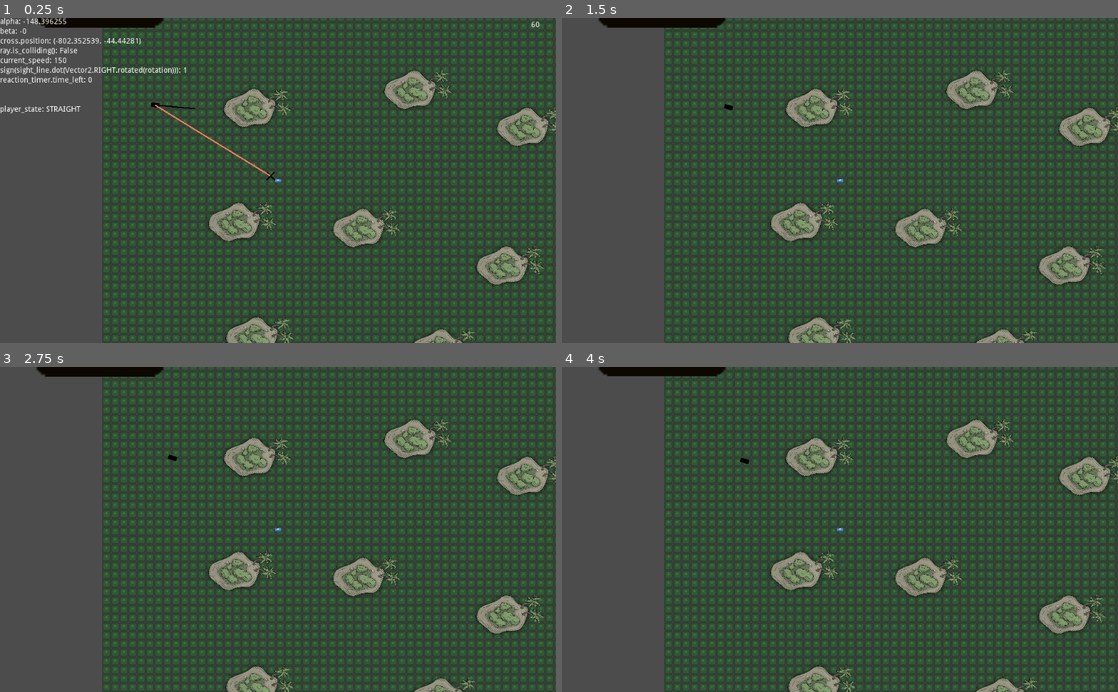
Above: before the commit, frames 1-4 (two rows, left to right).
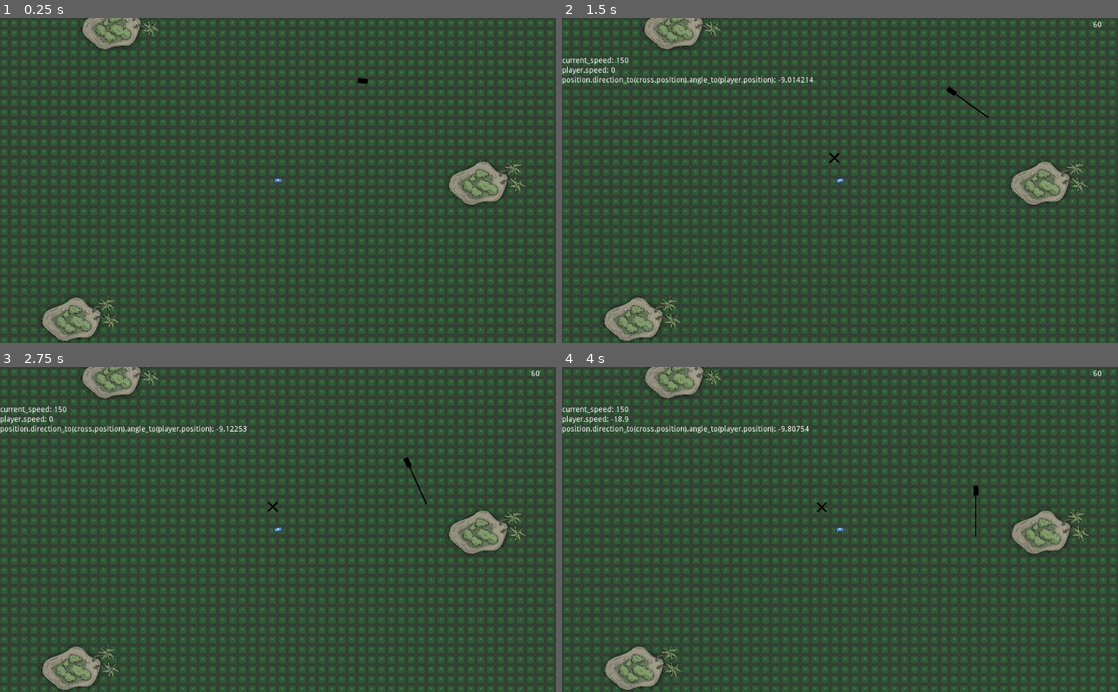
Above: after the commit, the same moments.

Repository: kingofjazzpiano/proportional_navigation
Game: Godot game, scene res://Main.tscn
Two runs of this game, one before a commit and one after it. Both use one fixed random seed, a clock stepped at 60 frames per second and the inputs below. The engine's default icon, where the game draws it, is replaced by a stand-in: a white triangle on a blue panel in a dark square.
Inputs (mouse positions are in pixels of both pictures, inside the frame that each line leads up to):
- Up to frame 1 (0.25 s): no input
- Up to frame 2 (1.5 s): tap Enter (ui_accept) at 0.5, 0.77, 1.07 s; move the mouse to (962, 164) at 0.52 s; hold A (a) 0.53-1.28 s; tap E (E) at 0.6 s; move the mouse to (728, 196) at 1.27 s; tap A (a) at 1.35 s
- Up to frame 3 (2.75 s): tap Enter (ui_accept) at 1.52, 1.82 s; tap D (d) at 1.55 s; move the mouse to (333, 458) at 2.02 s; hold D (d) from 2.03 s (still down); tap Middle mouse button (middle_mouse) at 2.3 s
- Up to frame 4 (4 s): move the mouse to (812, 594) at 2.77 s; release D (d) at 2.78 s; tap Middle mouse button (middle_mouse) at 2.85 s; tap Enter (ui_accept) at 3.02, 3.32, 3.77 s; tap S (s) at 3.05 s; move the mouse to (1006, 578) at 3.52 s; hold S (s) from 3.53 s (still down); tap W (w) at 3.8 s

The runs differ from the first frame. In frame 1, 34% of the frame differs, in the area x 0-100%, y 0-100%; in frame 2, 34%; in frame 3, 34%; in frame 4, 34%.

Commit message:
add smoke

Diff:
--- a/DebugPanel.tscn
+++ b/DebugPanel.tscn
@@ -4,7 +4,7 @@
 
 [node name="VBoxContainer" type="VBoxContainer" parent="."]
 margin_right = 40.0
-margin_bottom = 40.0
+margin_bottom = 1000.0
 
 [node name="Label1" type="Label" parent="VBoxContainer"]
 margin_right = 40.0
@@ -55,6 +55,31 @@
 margin_right = 40.0
 margin_bottom = 176.0
 
+[node name="Label11" type="Label" parent="VBoxContainer"]
+margin_top = 180.0
+margin_right = 40.0
+margin_bottom = 194.0
+
+[node name="Label12" type="Label" parent="VBoxContainer"]
+margin_top = 198.0
+margin_right = 40.0
+margin_bottom = 212.0
+
+[node name="Label13" type="Label" parent="VBoxContainer"]
+margin_top = 216.0
+margin_right = 40.0
+margin_bottom = 230.0
+
+[node name="Label14" type="Label" parent="VBoxContainer"]
+margin_top = 234.0
+margin_right = 40.0
+margin_bottom = 248.0
+
+[node name="Label15" type="Label" parent="VBoxContainer"]
+margin_top = 252.0
+margin_right = 40.0
+margin_bottom = 266.0
+
 [node name="FPS" type="Label" parent="."]
 margin_left = 978.0
 margin_top = 6.0
--- a/Main.gd
+++ b/Main.gd
@@ -3,9 +3,19 @@
 onready var navigation = $Navigation2D/NavigationPolygonInstance
 onready var missile = $Missile
 onready var debug_panel = $DebugPanel
+#onready var phantom: Node = preload("res://Phantom.tscn").instance()
 
 
 func _ready() -> void:
+	missile.front_ray.hide()
+	missile.get_node("Icon").hide()
+	missile.cross.hide()
+	$Line2D.hide()
+	debug_panel.hide()
+	missile.probe.hide()
+
+#	call_deferred("add_child", phantom)
+
 	var islands = find_node("Islands")
 
 	for island in islands.get_children():
@@ -22,17 +32,16 @@
 	navigation.navpoly.make_polygons_from_outlines()
 
 
-
 # warning-ignore:unused_argument
 func _physics_process(delta: float) -> void:
 	$Line2D.points = missile.path
 	$Line2D.add_point(missile.position, 0)
-	if Input.is_action_just_pressed("ui_accept"):
+	if Input.is_action_just_pressed("Escape"):
 		get_tree().paused = not get_tree().paused
 	if Input.is_action_just_pressed("E"):
-		missile.ray.visible = not missile.ray.visible
+		missile.front_ray.visible = not missile.front_ray.visible
 		missile.get_node("Icon").visible = not missile.get_node("Icon").visible
 		missile.cross.visible = not missile.cross.visible
-		$Line2D.visible = not $Line2D.visible
+#		$Line2D.visible = not $Line2D.visible
 		debug_panel.visible = not debug_panel.visible
 		missile.probe.visible = not missile.probe.visible
--- a/Main.tscn
+++ b/Main.tscn
@@ -8,11 +8,12 @@
 [ext_resource path="res://Main.gd" type="Script" id=6]
 [ext_resource path="res://Island.tscn" type="PackedScene" id=7]
 [ext_resource path="res://Rock.tscn" type="PackedScene" id=8]
+[ext_resource path="res://Phantom.tscn" type="PackedScene" id=9]
 
 [sub_resource type="NavigationPolygon" id=1]
-vertices = PoolVector2Array( -4597, -4319, 6509, -4105, 6509, 5804, -4683, 5591 )
+vertices = PoolVector2Array( -23675, -18174, 26245, -18302, 26885, 20866, -23291, 20866 )
 polygons = [ PoolIntArray( 0, 1, 2, 3 ) ]
-outlines = [ PoolVector2Array( -4597, -4319, 6509, -4105, 6509, 5804, -4683, 5591 ) ]
+outlines = [ PoolVector2Array( -23675, -18174, 26245, -18302, 26885, 20866, -23291, 20866 ) ]
 
 [node name="Main" type="Node2D"]
 pause_mode = 2
@@ -20,21 +21,25 @@
 
 [node name="TextureRect" type="TextureRect" parent="."]
 modulate = Color( 0.12549, 0.756863, 0.117647, 0.392157 )
-margin_left = -2044.0
-margin_top = -1951.0
-margin_right = 3718.0
-margin_bottom = 2628.0
+margin_left = -20350.0
+margin_top = -16284.0
+margin_right = 24197.0
+margin_bottom = 18877.0
 texture = ExtResource( 1 )
 expand = true
 stretch_mode = 2
 
+[node name="Phantom" parent="." instance=ExtResource( 9 )]
+visible = false
+position = Vector2( -2301, 202 )
+
 [node name="Player" parent="." instance=ExtResource( 2 )]
 pause_mode = 1
-position = Vector2( -748, -11 )
+position = Vector2( -1913, 1020 )
 
 [node name="Missile" parent="." instance=ExtResource( 3 )]
 pause_mode = 1
-position = Vector2( -1689, -570 )
+position = Vector2( -1405, 375 )
 
 [node name="DebugPanel" parent="." instance=ExtResource( 4 )]
 
@@ -43,54 +48,52 @@
 texture = ExtResource( 5 )
 
 [node name="Islands" type="Node2D" parent="."]
-__meta__ = {
-"_edit_lock_": true
-}
+position = Vector2( -581, 458 )
 
 [node name="Island" parent="Islands" instance=ExtResource( 7 )]
-position = Vector2( 1895, -654 )
+position = Vector2( 2991, -923 )
 
 [node name="Island4" parent="Islands" instance=ExtResource( 7 )]
-position = Vector2( 1107, -414 )
+position = Vector2( 1443, -1157 )
 
 [node name="Island5" parent="Islands" instance=ExtResource( 7 )]
-position = Vector2( 1891, 362 )
+position = Vector2( 3257, 901 )
 
 [node name="Island6" parent="Islands" instance=ExtResource( 7 )]
-position = Vector2( 276, -689 )
+position = Vector2( -383, -1444 )
 
 [node name="Island7" parent="Islands" instance=ExtResource( 7 )]
-position = Vector2( -905, -555 )
+position = Vector2( -2355, -435 )
 
 [node name="Island8" parent="Islands" instance=ExtResource( 7 )]
-position = Vector2( -1019, 287 )
+position = Vector2( -2613, 1450 )
 
 [node name="Island9" parent="Islands" instance=ExtResource( 7 )]
-position = Vector2( -888, 1132 )
+position = Vector2( -1331, 2977 )
 
 [node name="Island10" parent="Islands" instance=ExtResource( 7 )]
-position = Vector2( 474, 1221 )
+position = Vector2( 1586, 3213 )
 
 [node name="Island11" parent="Islands" instance=ExtResource( 7 )]
-position = Vector2( 1742, 1243 )
+position = Vector2( 4110, 2667 )
 
 [node name="Island2" parent="Islands" instance=ExtResource( 7 )]
-position = Vector2( -103, 331 )
+position = Vector2( 9, 571 )
 
 [node name="Island3" parent="Islands" instance=ExtResource( 7 )]
-position = Vector2( 956, 609 )
+position = Vector2( 1660, 1713 )
 
 [node name="Rock" parent="Islands" instance=ExtResource( 8 )]
-position = Vector2( 3552, -1689 )
+position = Vector2( 5417, -2602 )
 
 [node name="Rock2" parent="Islands" instance=ExtResource( 8 )]
-position = Vector2( -2059, -1621 )
+position = Vector2( -4228, -2610 )
 
 [node name="Rock3" parent="Islands" instance=ExtResource( 8 )]
-position = Vector2( -2059, 2481 )
+position = Vector2( -4571, 4346 )
 
 [node name="Rock4" parent="Islands" instance=ExtResource( 8 )]
-position = Vector2( 3671, 2447 )
+position = Vector2( 6677, 4121 )
 
 [node name="Navigation2D" type="Navigation2D" parent="."]
 
--- a/Missile.gd
+++ b/Missile.gd
@@ -12,70 +12,69 @@
 onready var debug_line_10 = get_node("/root/Main/DebugPanel/VBoxContainer/Label10")
 onready var fps_label = get_node("/root/Main/DebugPanel/FPS")
 
-onready var navigation = get_node("/root/Main").find_node("Navigation2D")
-onready var player = get_node("/root/Main/Player")
-onready var cross = get_node("/root/Main/Cross")
-onready var reaction_timer = $ReactionTimer
-onready var ray = $RayCast2D
-onready var probe = preload("res://Probe.tscn").instance()
-onready var right_area = get_node("/root/Main/Player/RightArea")
-onready var left_area = get_node("/root/Main/Player/LeftArea")
+onready var navigation: Node = get_node("/root/Main").find_node("Navigation2D")
+onready var player: Node = get_node("/root/Main/Player")
+onready var phantom: Node = get_node("/root/Main/Phantom")
+onready var cross: Node = get_node("/root/Main/Cross")
+onready var front_ray: Node = $RayCast2D
+onready var probe: Node = preload("res://Probe.tscn").instance()
 
-enum { LEFT, RIGHT, STRAIGHT }
-
-var player_state: int = STRAIGHT
+onready var left: Node = preload("res://Probe.tscn").instance()
+onready var right: Node = preload("res://Probe.tscn").instance()
 
 const RAY_LENGTH = 300.0
-const MAX_REACTION_TIME = 2.0
+const ROTATION_ACCELERATION_FACTOR = 1.4
 
 var direction: Vector2 = Vector2.ZERO
 var min_speed: float = 5.0
 var max_speed: float = 150.0  # Pixels per seond
 var current_speed: float = max_speed  # Pixels per seond
 var acceleration: float = 0.25
-var max_rotation_speed: float = 0.4  # Radians per second
+var max_rotation_speed: float = 0.3  # Radians per second
 var current_rotation_speed: float = max_rotation_speed  # Radians per second
 
 var path: PoolVector2Array = []
 var target_position: Vector2
+var target_direction: Vector2
+var target_speed: float
 
 var last_target: Vector2 = Vector2.ZERO
 var old_path: PoolVector2Array = []
 
+var flag: bool = false
 
 func _ready() -> void:
-	randomize()
 	get_parent().call_deferred("add_child", probe)
-	ray.set_cast_to(Vector2(RAY_LENGTH, 0))
+	get_parent().call_deferred("add_child", left)
+	get_parent().call_deferred("add_child", right)
+	front_ray.set_cast_to(Vector2(RAY_LENGTH, 0))
 
 
 func _physics_process(delta: float) -> void:
 	fps_label.text = str(round(1.0 / delta))
-	var old_player_state: int = player_state
-	if Input.is_action_pressed("a"):
-		debug_line_10.text = "player_state: LEFT"
-		player_state = LEFT
-	elif Input.is_action_pressed("d"):
-		debug_line_10.text = "player_state: RIGHT"
-		player_state = RIGHT
+
+#	target_position = player.position
+	target_direction = player.direction
+	target_speed = player.speed
+
+	if position.distance_to(player.get_node("Left").global_position) < position.distance_to(player.get_node("Right").global_position):
+		target_position = player.get_node("Left").global_position
 	else:
-		debug_line_10.text = "player_state: STRAIGHT"
-		player_state = STRAIGHT
+		target_position = player.get_node("Right").global_position
 
-	if old_player_state != player_state and reaction_timer.is_stopped():
-		reaction_timer.start(rand_range(0.0, MAX_REACTION_TIME))
-
-	target_position = player.position
+#	target_position = phantom.position
+#	target_direction = phantom.direction
+#	target_speed = phantom.speed
 
 	var sight_line: Vector2 = position.direction_to(target_position)
-	var alpha: float = player.direction.angle_to(-sight_line)
+	var alpha: float = target_direction.angle_to(-sight_line)
 
 	var beta: float
 	var tmp: float = 0
 	if current_speed:
-		tmp = sin(alpha) * player.speed / current_speed
+		tmp = sin(alpha) * target_speed / current_speed
 
-	if current_speed > player.speed or abs(alpha) < PI * 0.5 and abs(tmp) <= 1.0:
+	if current_speed > target_speed or abs(alpha) < PI * 0.5 and abs(tmp) <= 1.0:
 		beta = asin(tmp)
 	else:
 		beta = asin(sin(alpha))
@@ -87,13 +86,16 @@
 	var proportional_coefficient: float = 0
 	if l:
 		proportional_coefficient = position.distance_to(target_position) / l
-	if player.direction != Vector2.ZERO:
+	if target_direction != Vector2.ZERO:
 		if abs(current_speed * proportional_coefficient) > 1000 or proportional_coefficient == 0:
 			cross.position = position + Vector2.RIGHT.rotated(sight_line.angle() + beta) * 1000
+			flag = false
 		else:
 			cross.position = position + Vector2.RIGHT.rotated(sight_line.angle() + beta) * current_speed * proportional_coefficient
+			flag = true
 	else:
 		cross.position = target_position
+		flag = true
 
 #	update_navigation_path(position, cross.position)
 
@@ -101,8 +103,29 @@
 	probe.cast_to.x = global_position.distance_to(cross.position)
 	probe.rotation = position.direction_to(cross.position).angle()
 
-	if Input.is_action_just_pressed("middle_mouse"):
-		print("")
+	left.global_position = cross.position
+	right.global_position = cross.position
+
+	left.cast_to.x = 500  # 200 + 50
+	right.cast_to.x = 500  # 200 + 50
+
+	left.rotation = probe.rotation - PI * 0.5
+	right.rotation = probe.rotation + PI * 0.5
+
+	debug_line_7.text = "position.direction_to(cross.position).angle_to(player.position): " + str(rad2deg((cross.position - position).angle_to(player.position - position)))
+#	var left_cross_position: Vector2 = cross.position + Vector2(500, 0).rotated(probe.rotation - PI * 0.5)
+#	var right_cross_position: Vector2 = cross.position + Vector2(500, 0).rotated(probe.rotation + PI * 0.5)
+#	if flag:
+#		if abs((left_cross_position - position).angle_to(player.position - position)) \
+#				< abs((right_cross_position - position).angle_to(player.position - position)):
+#			cross.position = right_cross_position
+#		else:
+#			cross.position = left_cross_position
+
+
+
+	if Input.is_action_just_pressed("F4"):
+		pass  # Debug
 
 	if path.size() > 1 and is_straight_line():
 		path = [path[-1]]
@@ -123,40 +146,37 @@
 	elif path.size() > 1 and last_target and last_target != path[0]:
 		path = PoolVector2Array() + old_path
 
-
 	var desired_rotation = 0
 	if path.size():
 		desired_rotation = Vector2.RIGHT.rotated(rotation).angle_to(position.direction_to(path[0]))
-	if desired_rotation and reaction_timer.is_stopped():
+	if desired_rotation:
 		rotation = lerp_angle(rotation,
 			position.direction_to(path[0]).angle(),
 			abs((current_rotation_speed * delta) / desired_rotation))
 	position += Vector2.RIGHT.rotated(rotation) * current_speed * delta
 
-	if ray.is_colliding():
-		current_rotation_speed = max_rotation_speed * 1.2
-		var estimated_speed: float = position.distance_to(ray.get_collision_point()) * max_speed / RAY_LENGTH
+	if front_ray.is_colliding():
+		var estimated_speed: float = position.distance_to(front_ray.get_collision_point()) * max_speed / RAY_LENGTH
 		if estimated_speed and estimated_speed < current_speed:
 			current_speed = estimated_speed
 		else:
 			current_speed += acceleration
 	else:
-		if sight_line.dot(Vector2.RIGHT.rotated(rotation)) < 0:
-			current_rotation_speed = max_rotation_speed * 1.2
-		else:
-			current_rotation_speed = max_rotation_speed
-		current_rotation_speed = max_rotation_speed
 		current_speed += acceleration
-#		current_speed += acceleration * sign(sight_line.dot(Vector2.RIGHT.rotated(rotation)))
 	current_speed = clamp(current_speed, min_speed, max_speed)
 
-	debug_line_1.text = "alpha: " + str(rad2deg(alpha))
-	debug_line_2.text = "beta: " + str(rad2deg(beta))
-	debug_line_3.text = "cross.position: " + str(cross.position)
-	debug_line_4.text = "ray.is_colliding(): " + str(ray.is_colliding())
+	if front_ray.is_colliding() or sight_line.dot(Vector2.RIGHT.rotated(rotation)) < 0:
+		current_rotation_speed = max_rotation_speed * ROTATION_ACCELERATION_FACTOR
+	else:
+		current_rotation_speed = max_rotation_speed
+
+#	debug_line_1.text = "alpha: " + str(rad2deg(alpha))
+#	debug_line_2.text = "beta: " + str(rad2deg(beta))
+#	debug_line_3.text = "cross.position: " + str(cross.position)
+#	debug_line_4.text = "ray.is_colliding(): " + str(ray.is_colliding())
 	debug_line_5.text = "current_speed: " + str(current_speed)
-	debug_line_6.text = "sign(sight_line.dot(Vector2.RIGHT.rotated(rotation))): " + str(sign(sight_line.dot(Vector2.RIGHT.rotated(rotation))))
-	debug_line_7.text = "reaction_timer.time_left: " + str(reaction_timer.time_left)
+	debug_line_6.text = "player.speed: " + str(player.speed)
+
 
 
 func update_navigation_path(start_position, end_position):
--- a/Missile.tscn
+++ b/Missile.tscn
@@ -1,7 +1,13 @@
-[gd_scene load_steps=3 format=2]
+[gd_scene load_steps=4 format=2]
 
 [ext_resource path="res://icon.png" type="Texture" id=1]
 [ext_resource path="res://Missile.gd" type="Script" id=2]
+
+[sub_resource type="ParticlesMaterial" id=1]
+flag_disable_z = true
+gravity = Vector3( 0, 98, 0 )
+orbit_velocity = 0.0
+orbit_velocity_random = 0.0
 
 [node name="Missile" type="Sprite"]
 modulate = Color( 0, 0, 0, 1 )
@@ -33,5 +39,27 @@
 [node name="Timer" type="Timer" parent="."]
 one_shot = true
 
-[node name="ReactionTimer" type="Timer" parent="."]
-one_shot = true
+[node name="LeftBattleRay" type="RayCast2D" parent="."]
+rotation = -3.14159
+enabled = true
+cast_to = Vector2( 0, 400 )
+collision_mask = 2
+collide_with_areas = true
+__meta__ = {
+"_edit_lock_": true
+}
+
+[node name="RightBattleRay" type="RayCast2D" parent="."]
+enabled = true
+cast_to = Vector2( 0, 400 )
+collision_mask = 2
+collide_with_areas = true
+__meta__ = {
+"_edit_lock_": true
+}
+
+[node name="Particles2D" type="Particles2D" parent="."]
+emitting = false
+amount = 32
+lifetime = 5.0
+process_material = SubResource( 1 )
--- /dev/null
+++ b/Phantom.gd
@@ -0,0 +1,102 @@
+extends Sprite
+
+onready var reaction_timer: Node = $ReactionTimer
+onready var player: Node = get_node("/root/Main/Player")
+
+onready var debug_line_1 = get_node("/root/Main/DebugPanel/VBoxContainer/Label1")
+onready var debug_line_2 = get_node("/root/Main/DebugPanel/VBoxContainer/Label2")
+onready var debug_line_3 = get_node("/root/Main/DebugPanel/VBoxContainer/Label3")
+onready var debug_line_4 = get_node("/root/Main/DebugPanel/VBoxContainer/Label4")
+onready var debug_line_5 = get_node("/root/Main/DebugPanel/VBoxContainer/Label5")
+onready var debug_line_6 = get_node("/root/Main/DebugPanel/VBoxContainer/Label6")
+onready var debug_line_7 = get_node("/root/Main/DebugPanel/VBoxContainer/Label7")
+onready var debug_line_8 = get_node("/root/Main/DebugPanel/VBoxContainer/Label8")
+onready var debug_line_9 = get_node("/root/Main/DebugPanel/VBoxContainer/Label9")
+onready var debug_line_10 = get_node("/root/Main/DebugPanel/VBoxContainer/Label10")
+
+const MAX_REACTION_TIME = 2.5
+const DEAD_ZONE_LIMIT = 50
+
+enum { LEFT, RIGHT, STRAIGHT }
+enum { FORWARD, BACKWARD, STABLE }
+
+var player_rotation_state: int = STRAIGHT
+var old_player_rotation_state: int = STRAIGHT
+var rotation_state: int = STRAIGHT
+
+var player_direction_state: int = STABLE
+var old_player_direction_state: int = STABLE
+var direction_state: int = STABLE
+
+var direction: Vector2
+var speed: float = 0.0  # скорость по локальной оси X
+var acceleration: float = 1.05  # постоянное ускорение движения
+var max_forward_speed: float = 130.0  # максимальная скорость вперёд
+var max_backward_speed: float = -100.0  # максимальная скорость назад
+
+# TODO: player.rotation_acceleration player.current_rotation_speed
+var max_rotation_speed: float = 0.4  # максимальная скорость поворота Rad/s
+var rotation_acceleration: float = 0.01  # постоянное ускорение при повороте
+var current_rotation_speed: float = 0.0 # текущяя скорость вращения Rad/s
+
+
+func _physics_process(delta: float) -> void:
+	old_player_rotation_state = player_rotation_state
+
+	if Input.is_action_pressed("a"):
+		player_rotation_state = LEFT
+	elif Input.is_action_pressed("d"):
+		player_rotation_state = RIGHT
+	else:
+		player_rotation_state = STRAIGHT
+
+	old_player_direction_state = player_direction_state
+
+	if Input.is_action_pressed("w"):
+#		debug_line_1.text = "direction_state: FORWARD"
+		player_direction_state = FORWARD
+	elif Input.is_action_pressed("s"):
+#		debug_line_1.text = "direction_state: BACKWARD"
+		player_direction_state = BACKWARD
+	else:
+#		debug_line_1.text = "direction_state: STAND"
+		player_direction_state = STABLE
+
+	if (old_player_rotation_state != player_rotation_state or old_player_direction_state != player_direction_state)\
+			and reaction_timer.is_stopped():
+		reaction_timer.start(rand_range(0.0, MAX_REACTION_TIME))
+
+#	debug_line_2.text = "player.speed: " + str(player.speed)
+#	debug_line_3.text = "speed: " + str(speed)
+
+	if reaction_timer.is_stopped():
+		rotation = player.rotation
+		rotation_state = player_rotation_state
+		position = player.position  # + Vector2(0, -200)
+		direction_state = player_direction_state
+
+	calculate_speed()
+	calculate_rotation(delta)
+	direction = Vector2.RIGHT.rotated(rotation)
+	position += direction * speed * delta
+
+
+func calculate_rotation(delta: float) -> void:
+	if rotation_state == LEFT:
+		current_rotation_speed = max(current_rotation_speed - rotation_acceleration, -max_rotation_speed)
+	elif rotation_state == RIGHT:
+		current_rotation_speed = min(current_rotation_speed + rotation_acceleration, max_rotation_speed)
+	elif rotation_state == STRAIGHT and current_rotation_speed:
+		current_rotation_speed = lerp(current_rotation_speed, 0, abs(rotation_acceleration / current_rotation_speed))
+	rotation += current_rotation_speed * delta
+
+
+func calculate_speed() -> void:
+	if direction_state == FORWARD:
+		speed += acceleration
+	elif direction_state == BACKWARD:
+		speed -= acceleration
+	# Если скорость меньше DEAD_ZONE_LIMIT, судно остановится, как и игрок
+	elif speed and abs(speed) < DEAD_ZONE_LIMIT:
+		speed = lerp(speed, 0, abs(acceleration / speed))
+	speed = clamp(speed, max_backward_speed, max_forward_speed)
--- /dev/null
+++ b/Phantom.tscn
@@ -0,0 +1,13 @@
+[gd_scene load_steps=3 format=2]
+
+[ext_resource path="res://icon.png" type="Texture" id=1]
+[ext_resource path="res://Phantom.gd" type="Script" id=2]
+
+[node name="Phantom" type="Sprite"]
+modulate = Color( 0.117647, 0.117647, 0.117647, 1 )
+scale = Vector2( 1.2, 0.6 )
+texture = ExtResource( 1 )
+script = ExtResource( 2 )
+
+[node name="ReactionTimer" type="Timer" parent="."]
+one_shot = true
--- /dev/null
+++ b/Smoke.tscn
@@ -0,0 +1,44 @@
+[gd_scene load_steps=5 format=2]
+
+[ext_resource path="res://smoke_07.png" type="Texture" id=1]
+
+[sub_resource type="Gradient" id=2]
+interpolation_mode = 2
+offsets = PoolRealArray( 0, 0.354839, 0.683871 )
+colors = PoolColorArray( 0.87451, 0.870588, 0.878431, 1, 1, 1, 1, 1, 1, 1, 1, 0.768627 )
+
+[sub_resource type="GradientTexture" id=3]
+gradient = SubResource( 2 )
+
+[sub_resource type="ParticlesMaterial" id=1]
+lifetime_randomness = 0.86
+emission_shape = 2
+emission_box_extents = Vector3( 250, 50, 1 )
+flag_disable_z = true
+spread = 0.0
+gravity = Vector3( 0, 0, 0 )
+initial_velocity = 30.0
+orbit_velocity = 0.0
+orbit_velocity_random = 0.0
+linear_accel = -50.0
+linear_accel_random = 0.5
+radial_accel = 15.0
+damping = 22.77
+damping_random = 0.55
+scale = 0.5
+scale_random = 1.0
+color = Color( 0.364706, 0.447059, 0.443137, 1 )
+color_ramp = SubResource( 3 )
+
+[node name="Smoke" type="Particles2D"]
+modulate = Color( 1, 1, 1, 0.501961 )
+rotation = 1.5708
+scale = Vector2( 0.3, 0.3 )
+emitting = false
+amount = 32
+lifetime = 3.0
+one_shot = true
+speed_scale = 0.5
+explosiveness = 0.63
+process_material = SubResource( 1 )
+texture = ExtResource( 1 )
--- a/player.gd
+++ b/player.gd
@@ -1,4 +1,6 @@
 extends Sprite
+
+onready var smoke_scene: Resource  = preload("res://Smoke.tscn")
 
 const DEAD_ZONE_LIMIT = 50
 
@@ -13,12 +15,17 @@
 
 
 func _physics_process(delta: float) -> void:
-	direction = Vector2.ZERO
 	calculate_speed()
 	calculate_rotation(delta)
 
 	direction = Vector2.RIGHT.rotated(rotation)
 	position += direction * speed * delta
+
+	if Input.is_action_just_pressed("Space"):
+		var smoke: Node = smoke_scene.instance()
+		smoke.set_emitting(true)
+		add_child(smoke)
+#		smoke.wEmiting = true
 
 
 func calculate_speed() -> void:
--- a/player.tscn
+++ b/player.tscn
@@ -3,49 +3,39 @@
 [ext_resource path="res://icon.png" type="Texture" id=1]
 [ext_resource path="res://player.gd" type="Script" id=2]
 
-[sub_resource type="CapsuleShape2D" id=1]
-radius = 38.0
-height = 240.0
+[sub_resource type="CircleShape2D" id=2]
+radius = 19.799
 
 [node name="Player" type="Sprite"]
 scale = Vector2( 1, 0.5 )
 texture = ExtResource( 1 )
 script = ExtResource( 2 )
 
-[node name="Icon" type="Sprite" parent="."]
-visible = false
-position = Vector2( 671, 0 )
-scale = Vector2( 20, 0.1 )
-texture = ExtResource( 1 )
-
 [node name="Camera2D" type="Camera2D" parent="."]
 current = true
-zoom = Vector2( 4, 4 )
+zoom = Vector2( 3.5, 3.5 )
 
-[node name="LeftArea" type="Area2D" parent="."]
-position = Vector2( 0, -300 )
-collision_layer = 0
+[node name="Area2D" type="Area2D" parent="."]
+collision_layer = 2
 collision_mask = 0
 __meta__ = {
 "_edit_lock_": true
 }
 
-[node name="CollisionShape2D" type="CollisionShape2D" parent="LeftArea"]
-shape = SubResource( 1 )
+[node name="CollisionShape2D" type="CollisionShape2D" parent="Area2D"]
+shape = SubResource( 2 )
 __meta__ = {
 "_edit_lock_": true
 }
 
-[node name="RightArea" type="Area2D" parent="."]
-position = Vector2( 0, 300 )
-collision_layer = 0
-collision_mask = 0
+[node name="Left" type="Position2D" parent="."]
+position = Vector2( 0, -300 )
 __meta__ = {
 "_edit_lock_": true
 }
 
-[node name="CollisionShape2D" type="CollisionShape2D" parent="RightArea"]
-shape = SubResource( 1 )
+[node name="Right" type="Position2D" parent="."]
+position = Vector2( 0, 300 )
 __meta__ = {
 "_edit_lock_": true
 }
--- a/project.godot
+++ b/project.godot
@@ -60,6 +60,21 @@
 "events": [ Object(InputEventKey,"resource_local_to_scene":false,"resource_name":"","device":0,"alt":false,"shift":false,"control":false,"meta":false,"command":false,"pressed":false,"scancode":0,"physical_scancode":88,"unicode":0,"echo":false,"script":null)
  ]
 }
+F4={
+"deadzone": 0.5,
+"events": [ Object(InputEventKey,"resource_local_to_scene":false,"resource_name":"","device":0,"alt":false,"shift":false,"control":false,"meta":false,"command":false,"pressed":false,"scancode":0,"physical_scancode":16777247,"unicode":0,"echo":false,"script":null)
+ ]
+}
+Escape={
+"deadzone": 0.5,
+"events": [ Object(InputEventKey,"resource_local_to_scene":false,"resource_name":"","device":0,"alt":false,"shift":false,"control":false,"meta":false,"command":false,"pressed":false,"scancode":0,"physical_scancode":16777217,"unicode":0,"echo":false,"script":null)
+ ]
+}
+Space={
+"deadzone": 0.5,
+"events": [ Object(InputEventKey,"resource_local_to_scene":false,"resource_name":"","device":0,"alt":false,"shift":false,"control":false,"meta":false,"command":false,"pressed":false,"scancode":0,"physical_scancode":32,"unicode":0,"echo":false,"script":null)
+ ]
+}
 
 [layer_names]
 
Not shown: 1 places in Main.tscn that only renumber resources
Binary file added: smoke_07.png
Not shown, added: smoke_07.png.import
